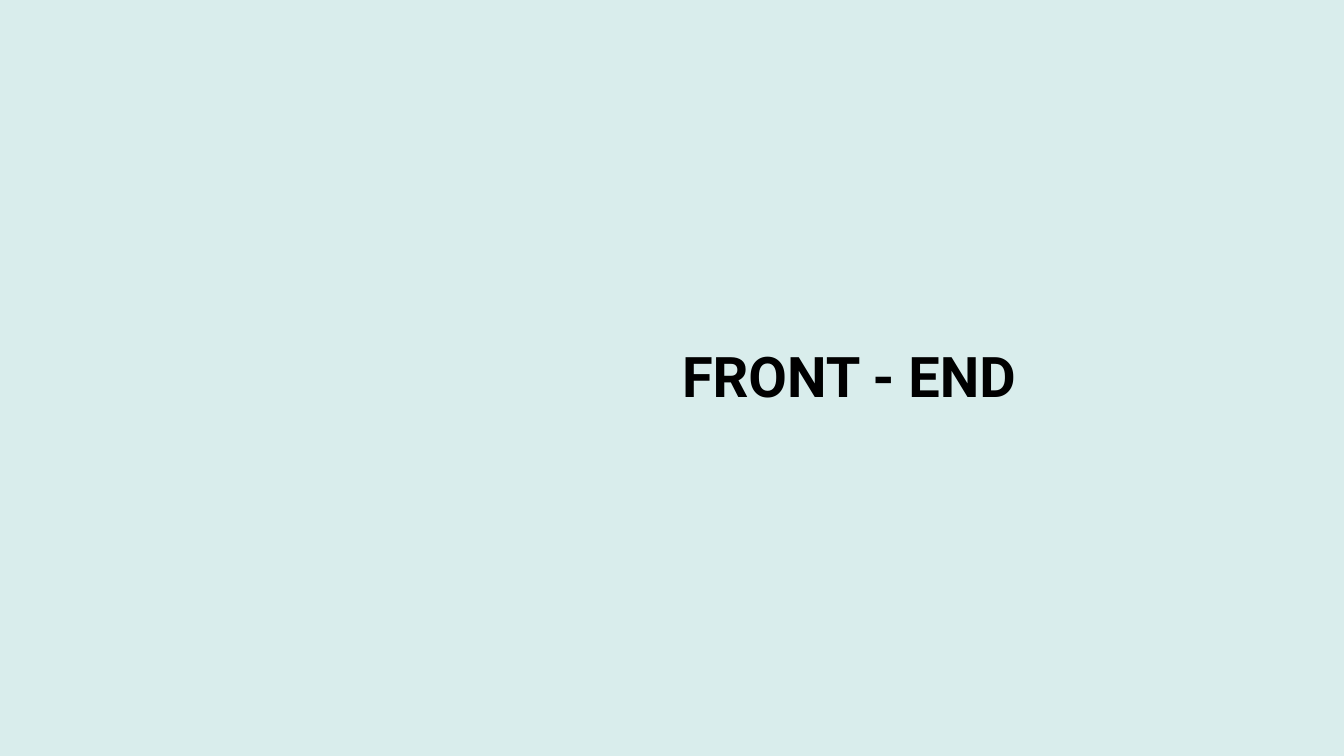
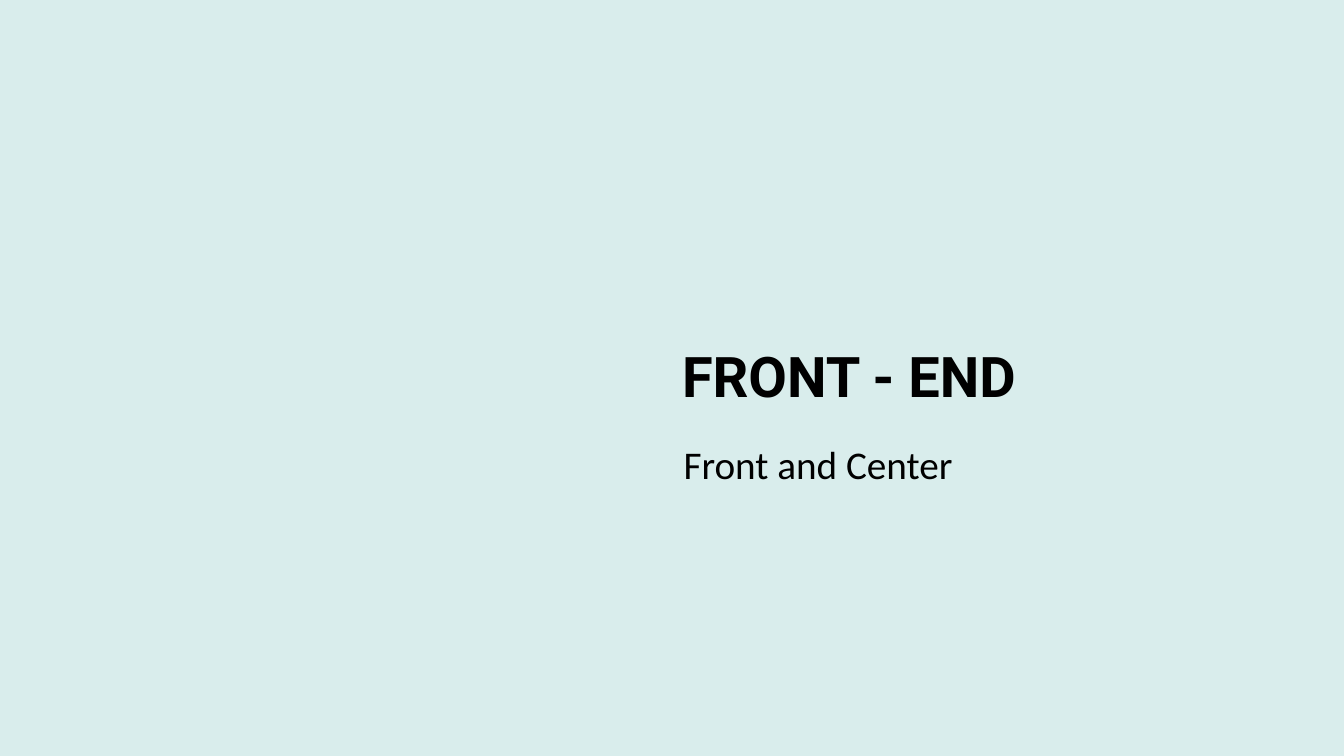
Before and after one commit to ebecke2024/Jungle, a slide deck: slide 9 of Jungle_Presentation.pptx (slide 10 before the commit). Drawn at 1344x756 pixels with LibreOffice and Linux fonts; fonts in the diff are those of the drawing; background and template pictures are left out. Boxes give left, top, right and bottom in pixels: in the first picture for what was removed or moved away, otherwise in the second. Text is boxed around its words. In the diff, an @@ line names an element or a change of style, - is before the commit and + after.

```diff
--- a/Jungle_Presentation.pptx
+++ b/Jungle_Presentation.pptx
@@ text added at (x1=684, y1=451, x2=952, y2=480), 28 pt, text #000000 @@
+Front and Center
```
Also in this commit, not shown: 2 other slides changed, 3 slides added, 5 slides removed, 12 other files.
